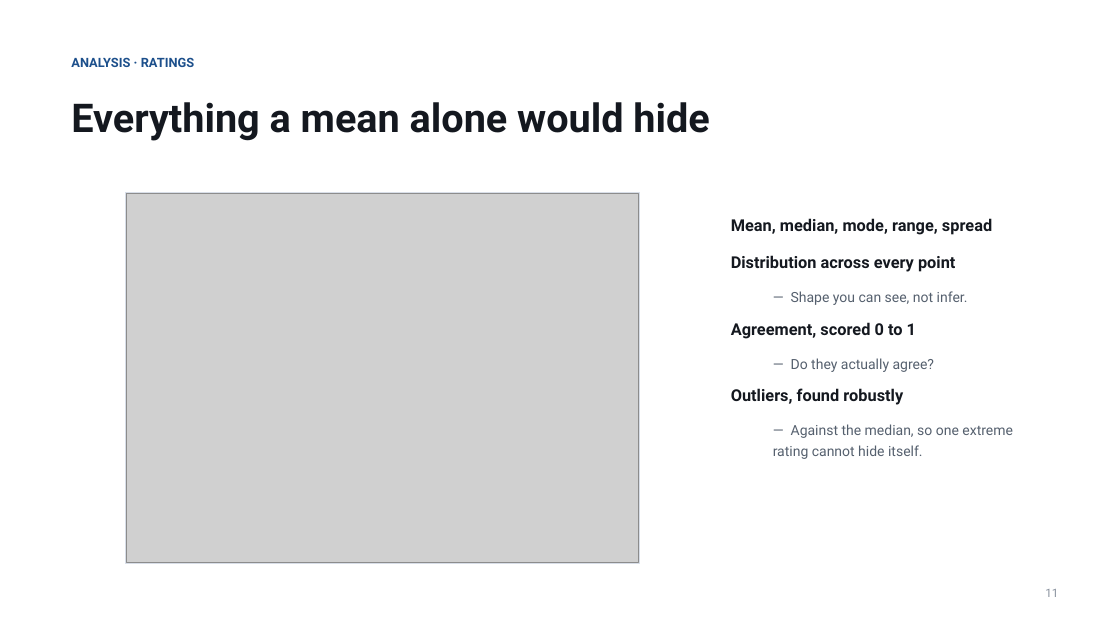
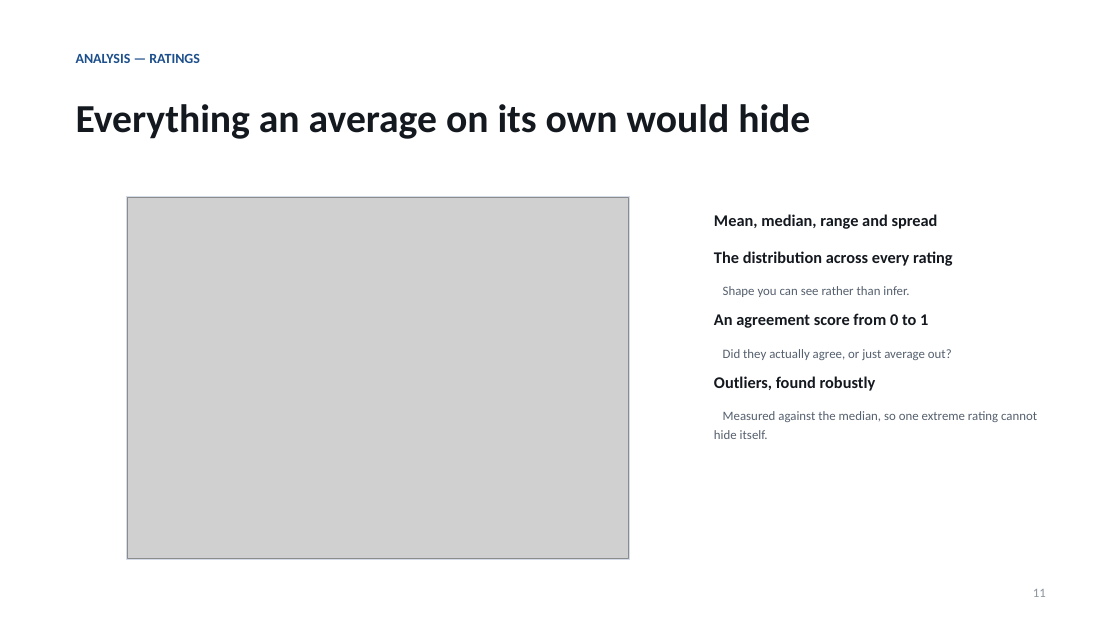
Before and after one commit to dmg-arts/my-pwa, a slide deck: slide 11 of docs/TOP-Feedback-Introduction.pptx. Drawn at 1120x630 pixels with LibreOffice and Linux fonts; fonts in the diff are those of the drawing; grey boxes stand for pictures. Boxes give left, top, right and bottom in pixels: in the first picture for what was removed or moved away, otherwise in the second. Text is boxed around its words. In the diff, an @@ line names an element or a change of style, - is before the commit and + after.

```diff
--- a/docs/TOP-Feedback-Introduction.pptx
+++ b/docs/TOP-Feedback-Introduction.pptx
@@ text at <box>76,54,200,63</box>: text changed; size 11 to 12 pt; font Roboto to Calibri @@
-ANALYSIS · RATINGS
+ANALYSIS — RATINGS
@@ text at <box>76,104,810,139</box>: text changed; font Roboto to Calibri @@
-Everything a mean alone would hide
+Everything an average on its own would hide
@@ rectangle: place and size @@
-rectangle at <box>125,192,639,564</box>
+rectangle at <box>127,197,629,560</box>
@@ rectangle at <box>127,197,629,560</box>: outline #D8DEE8 1 pt to #D3DCE8 1 pt @@
@@ picture: place and size @@
-picture at <box>126,193,639,563</box>
+picture at <box>128,197,628,559</box>
@@ text "Mean, median, range and spread": place and size @@
-text "Mean, median, range and spread" at <box>731,218,1013,459</box>
+text "Mean, median, range and spread" at <box>714,214,1037,439</box>
@@ text at <box>714,214,953,360</box>: text changed; font Roboto to Calibri @@
-Mean, median, mode, range, spread
-Distribution across every point
-  — Shape you can see, not infer.
-Agreement, scored 0 to 1
-  — Do they actually agree?
+Mean, median, range and spread
+The distribution across every rating
+Shape you can see rather than infer.
+An agreement score from 0 to 1
+Did they actually agree, or just average out?
@@ text at <box>714,376,876,391</box>: font Roboto to Calibri in "Outliers, found robustly"; line spacing 1.25 to 1.22 @@
@@ text at <box>714,411,1037,439</box>: text changed; size 12 to 11 pt; font Roboto to Calibri @@
-  — Against the median, so one extreme rating cannot hide itself.
+Measured against the median, so one extreme rating cannot hide itself.
@@ text "11": place and size @@
-text "11" at <box>1045,589,1058,597</box>
+text "11" at <box>1033,589,1046,597</box>
@@ text "11" at <box>1033,589,1046,597</box>: size 10 to 11 pt, font Roboto to Calibri; line spacing 1.18 to 1.22 @@
```
Also in this commit, not shown: 16 other slides changed, 2 other files.
